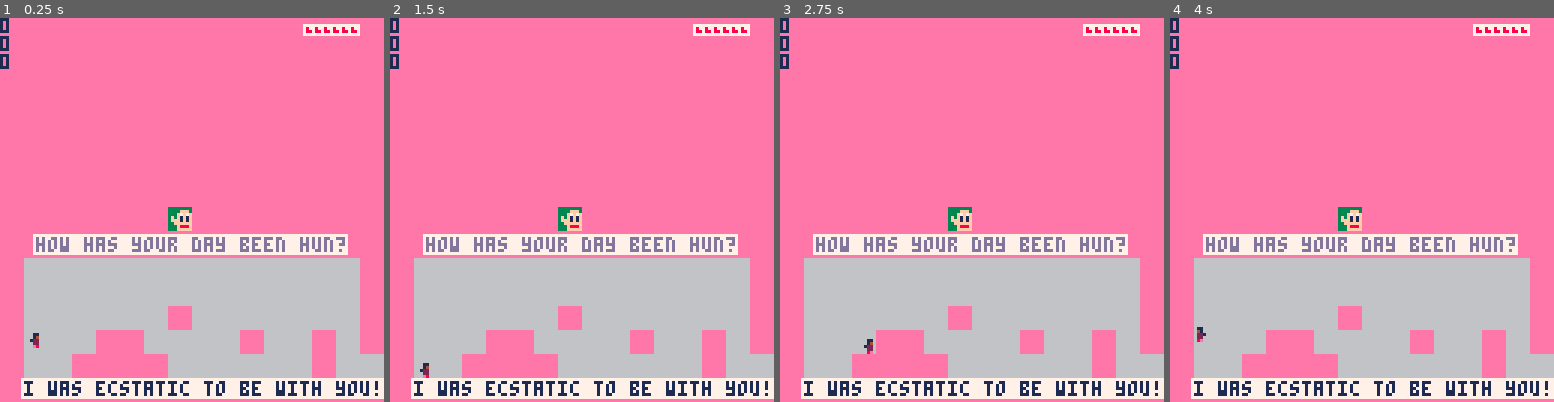
Above: before the commit, frames 1-4 (left to right).
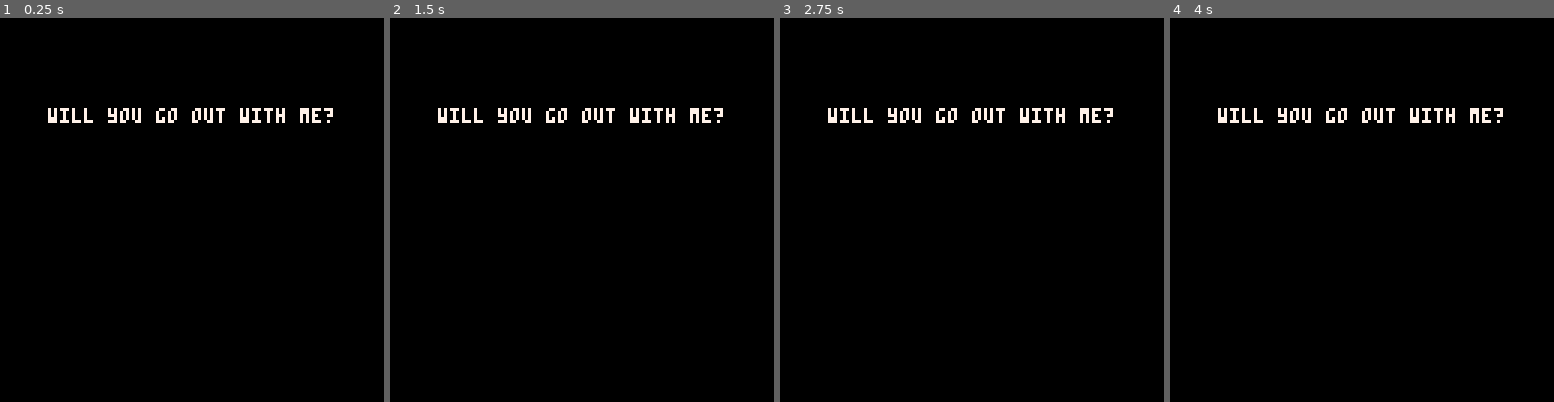
Above: after the commit, the same moments.

Repository: BoopEnthusiast/carts
Game: PICO-8 cartridge untitled.p8
The game is run twice, just before and just after one commit, with the same random seed, the same clock (stepped at 60 frames per second) and the same inputs.
Inputs:
- Up to frame 1 (0.25 s): no input
- Up to frame 2 (1.5 s): tap O (Z key) at 0.7 s
- Up to frame 3 (2.75 s): hold Right 1.6-2.1 s; tap O (Z key) at 1.7, 2.1, 2.5 s; hold Up 2.15-2.42 s; hold Right from 2.47 s (still down)
- Up to frame 4 (4 s): tap O (Z key) at 2.9, 3.3, 3.7 s; release Right at 3.03 s; hold Left 3.08-3.58 s

The runs differ from the first frame. In frame 1, 100% of the frame differs, in the area x 0-100%, y 0-100%; in frame 2, 100%; in frame 3, 100%; in frame 4, 100%.

Commit message:
Exports + next breaks + some other stuff probably

Diff:
--- a/untitled.p8
+++ b/untitled.p8
@@ -39,21 +39,64 @@
 
 
 -- breaks
-on_break = false
+on_break = true
 
 b = { -- current break variables
   bclr = 0, --background color
   tclr = 7, --text color
-  nxt = break_1_text,
   tme = 0, --time since started
-  t1 = "will you go out with me?",
-  t1d = 150, -- delay
-  t2 = "yes",
-  t2d = 200,
+  t = {
+    {
+      l = "will you go out with me?",
+      d = 0,
+      y = 30,
+    },
+    {
+      l = "yes",
+      d = 150,
+      y = 36,
+    },
+    {d = 200,},
+  },
+  d = function () --special draw
+    if b.tme > b.t[2].d then sfx(13) end
+  end
 }
 
 b2 = {
-
+  bclr = 8,
+  tclr = 1,
+  tme = 0,
+  t = {
+    {
+      l = "thank you",
+      d = 0,
+      y = 30,
+    },
+    {d = 200,},
+  },
+  d = function ()
+    spr(16,60,36)
+    sspr(59,8,70,23,59,90)
+  end
+}
+
+b3 = {
+  bclr = 8,
+  tclr = 1,
+  tme = 0,
+  t = {
+    {
+      l = "it's been a bit chaotic, first i",
+      d = 0,
+      y = 60,
+    },
+    {d = 250,},
+  },
+  d = function ()
+    spr(13,60,66)
+    sspr(59,8,70,23,59,90)
+  end
 }
 
 -- maps
@@ -62,9 +105,9 @@
   y = 0,
   sx = 10, -- player start position
   sy = 100,
-  fx = 56, -- face pos
+  fi = 10, -- face sprite index
+  fx = 60, -- face pos
   fy = 63,
-  fi = 10, -- face sprite index
   qclr = 13, --question color
   qbclr = 7, --question background color
   rclr = 1, --response color
@@ -141,10 +184,13 @@
     if p.x > 122 then m.nxt() end
   end,
   nxt = function ()
-    m = m3
+    on_break = true
+    b = p.y < 64 and b3 or b2
     reset_p()
+    m=m3
   end
 }
+
 
 tmp = 0
 tmp2 = 0
@@ -250,7 +296,7 @@
 function _update()
   if on_break then
     b.tme += 1
-    if b.tme > b.t2d then
+    if b.tme > b.t[#b.t].d then
       on_break = false
       music(-1)
     end
@@ -313,10 +359,13 @@
 function _draw()
   if on_break then
     cls(b.bclr)
-    print(b.t1,64-#b.t1*2,30,b.tclr)
-    if b.tme > b.t1d then
-      print(b.t2,64-#b.t2*2,40,b.tclr)
-      sfx(13)
+    b.d()
+    for l in all(b.t) do
+      if l.l then
+		      if b.tme > l.d then
+		        print(l.l,64-#l.l*2,l.y,b.tclr)
+		      end
+      end
     end
     return
   end
@@ -344,14 +393,13 @@
 
 		-- face
 		spr(m.fi,m.fx,m.fy)
-
 		-- debug
   debug_msgs()
 end
 
 
 function debug_msgs()
-  print(tostr(tmp),0,0)
+  print(tostr(tmp),0,0,7)
   print(tostr(tmp2))
   print(tostr(tmp3))
 end
@@ -364,22 +412,22 @@
 8666666666666666666666666666666665556555eeeeeeee6666666633ffffff33ffffff33f8ffff33ffffff33ff8fff33ffffff33ffffff33f8fff833ffffff
 8866666666666666666666665656565655555555eeeeeeee66666666333f888f333f888f333f888f333f888f333ff88f333ff88f333f888f333f888f333f888f
 6666666666666666666666665555555555555555eeeeeeee66666666333ff8ff333fe88f333fffff333fffff333fffff333fffff333ff8ff333fee8f333fffff
-66666666666666666666666666666666666666666666666666666666666666666666666666666666666666666666666666666666666666666666666666666666
-66666666666666666666666666666666666666666666666666666666666666666666666666666666666666666666666666666666666666666666666666666666
-66666666666666666666666666666666666666666666666666666666666666666666666666666666666666666666666666666666666666666666666666666666
-66666666666666666666666666666666666666666666666666666666666666666666666666666666666666666666666666666666666666666666666666666666
-6666666666666666666666666666666666666666eeeeeeee66666666666666666666666666666666666666666666666666666666666666666666666666666666
-6666666666666666666666666666666666666666eeeeeeee66666666666666666666666666666666666666666666666666666666666666666666666666666666
-6666666666666666666666666666666666666666eeeeeeee66666666666666666666666666666666666666666666666666666666666666666666666666666666
-6666666666666666666666666666666666666666eeeeeeee66666666666666666666666666666666666666666666666666666666666666666666666666666666
-66666666666666666666666666666666666666666666666666666666666666666666666666666666666666666666666666666666666666666666666666666666
-66666666666666666666666666666666666666666666666666666666666666666666666666666666666666666666666666666666666666666666666666666666
-66666666666666666666666666666666666666666666666666666666666666666666666666666666666666666666666666666666666666666666666666666666
-66666666666666666666666666666666666666666666666666666666666666666666666666666666666666666666666666666666666666666666666666666666
-66666666666666666666666666666666666666666666666666666666666666666666666666666666666666666666666666666666666666666666666666666666
-66666666666666666666666666666666666666666666666666666666666666666666666666666666666666666666666666666666666666666666666666666666
-66666666666666666666666666666666666666666666666666666666666666666666666666666666666666666666666666666666666666666666666666666666
-66666666666666666666666666666666666666666666666666666666666666666666666666666666666666666666666666666666666666666666666666666666
+33333333666666666666666666666666666666666666666666666666666666666666666666666666666666666666666666666666666666666666666666666666
+3333fff3666666666666666666666666666666666666666666666666666666666666666666666666666666666666666666666666666666666666666666666666
+333fffff66666666666666666666666666666666666666666666666666666661f666666666666666666666666666666666666666666666666666666666666666
+3f317f17666666666666666666666666666666666666666666666666666666111f77776666666666666666666666666666666666666666666666666666666666
+3fffffff66666666666666666666666666666666eeeeeeee666666666666eee11f77776666666666666666666666666666666666666666666666666666666666
+33fefffe66666666666666666666666666666666eeeeeeee66666666666eeeeef777776666666666666666666666666666666666666666666666666666666666
+333ff88f66666666666666666666666666666666eeeeeeee66666666666eeeee1f77776666666666666666666666666666666666666666666666666666666666
+333ff8ff66666666666666666666666666666666eeeeeeee66666666666eeeee111f776666666666666666666666666666666666666666666666666666666666
+66666666666666666666666666666666666666666666666666666666666eeeee1111f66666666666666666666666666666666666666666666666666666666666
+66666666666666666666666666666666666666666666666666666666666eeeee1100000666666666666666666666666666666666666666666666666666666666
+66666666666666666666666666666666666666666666666666666666666eeeee116d66d666666666666666666666666666666666666666666666666666666666
+66666666666666666666666666666666666666666666666666666666666deee1122266d666666666666666666666666666666666666666666666666666666666
+66666666666666666666666666666666666666666666666666666666666d6011110166d666666666666666666666666666666666666666666666666666666666
+66666666666666666666666666666666666666666666666666666666666de0eeeeee66d666666666666666666666666666666666666666666666666666666666
+66666666666666666666666666666666666666666666666666666666666d6eeeeee166d666666666666666666666666666666666666666666666666666666666
+66666666666666666666666666666666666666666666666666666666666d6611e61166d666666666666666666666666666666666666666666666666666666666
 66666666666666666666666666666666666666666666666666666666666666666666666666666666666666666666666666666666666666666666666666666666
 66666666666666666666666666666666666666666666666666666666666666666666666666666666666666666666666666666666666666666666666666666666
 66666666666666666666666666666666666666666666666666666666666666666666666666666666666666666666666666666666666666666666666666666666
Not shown, added: index.html
Not shown, added: index.js
Not shown, added: untitled.p8.png
